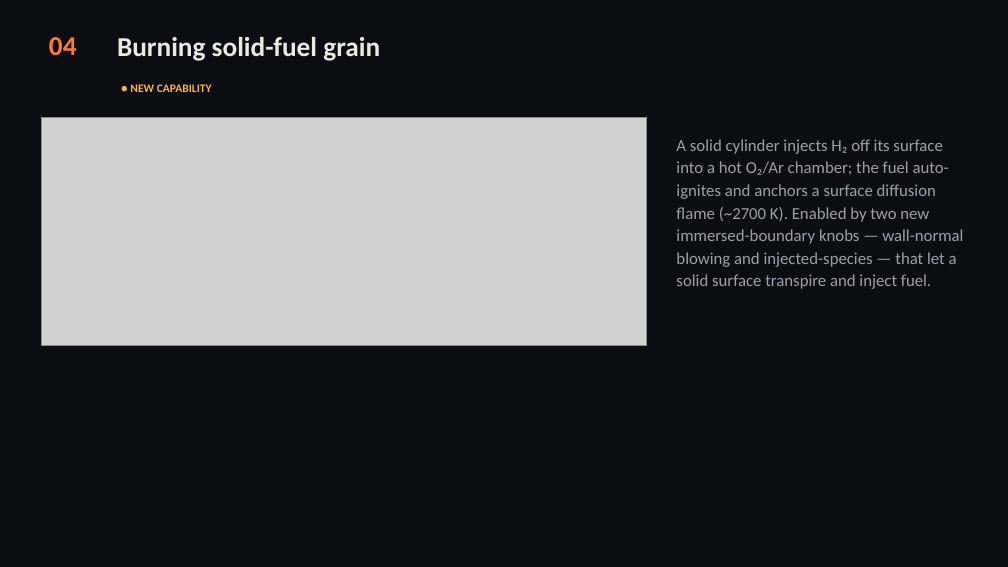
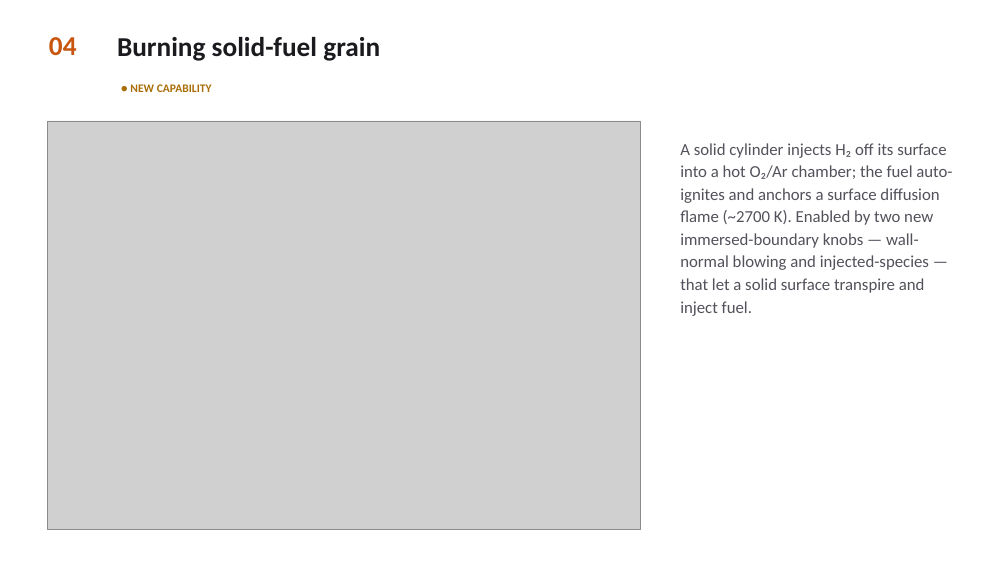
Before and after one commit to sbryngelson/MFC, a slide deck: slide 5 of MFC_combustion_showcase.pptx. Drawn at 1008x567 pixels with LibreOffice and Linux fonts; fonts in the diff are those of the drawing; grey boxes stand for pictures. Boxes give left, top, right and bottom in pixels: in the first picture for what was removed or moved away, otherwise in the second. Text is boxed around its words. In the diff, an @@ line names an element or a change of style, - is before the commit and + after.

Commit message:
docs: white-theme showcase deck with embedded case videos

```diff
--- a/MFC_combustion_showcase.pptx
+++ b/MFC_combustion_showcase.pptx
@@ rectangle removed at (0, 0, 1008, 567) @@
@@ text "04" at (49, 37, 77, 55): text colour #FF7A34 to #C85610 @@
@@ text "Burning solid-fuel grain" at (117, 37, 380, 61): text colour #ECE9E3 to #1A1A1F @@
@@ text "● NEW CAPABILITY" at (130, 84, 212, 92): text colour #F5B544 to #A96E08 @@
@@ picture: place and size @@
-picture at (42, 117, 647, 346)
+picture at (48, 121, 640, 529)
@@ text "A solid cylinder injects H₂ ..." at (680, 143, 952, 316): text colour #9AA0AB to #52525B @@
```
Also in this commit, not shown: 9 other slides changed.
